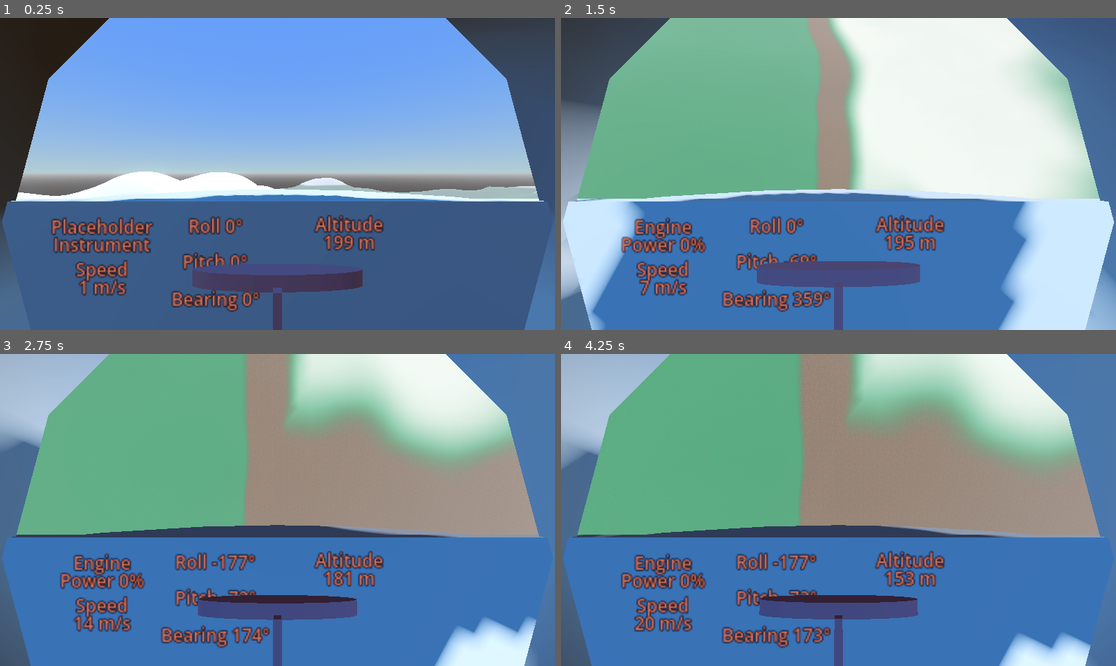
Above: before the commit, frames 1-4 (two rows, left to right).
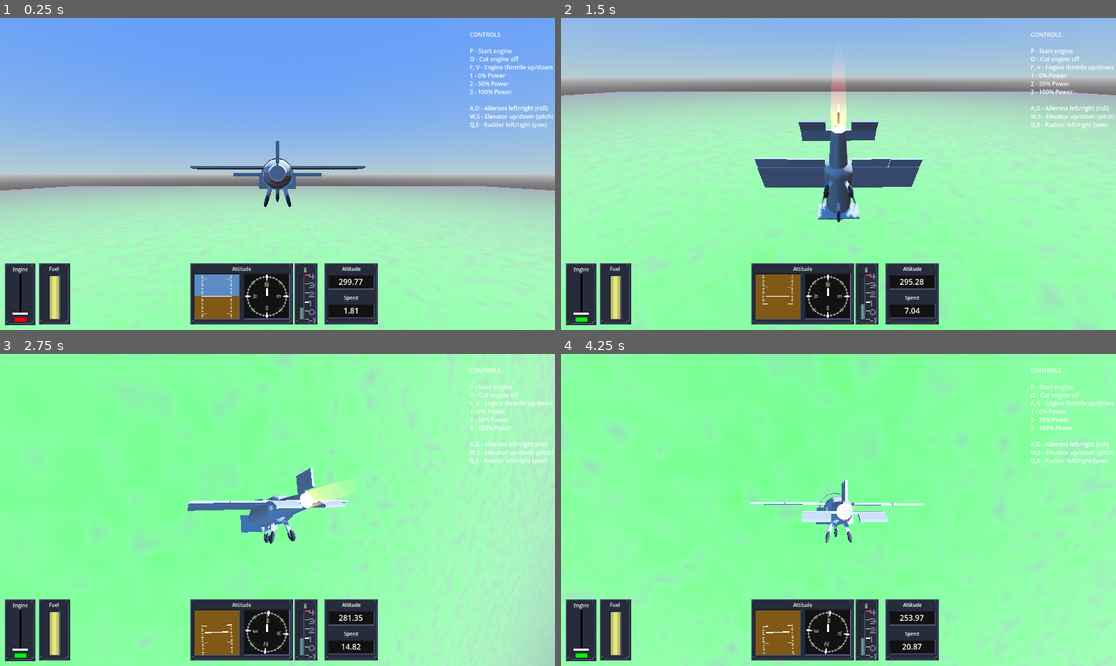
Above: after the commit, the same moments.

Repository: 100-Devs-1-Game/UndeadReckoning
Game: Godot game, scene res://test/aircraft_balancing_test.tscn
The game is run twice, just before and just after one commit, with the same random seed, the same clock (stepped at 60 frames per second) and the same inputs. Before the commit the project starts from res://Main.tscn. Sound files missing from this copy of the repository are replaced by a short silence.
Inputs (mouse positions are in pixels of both pictures, inside the frame that each line leads up to):
- Up to frame 1 (0.25 s): no input
- Up to frame 2 (1.5 s): tap Enter at 0.5 s; move the mouse to (866, 174) at 0.52 s; hold W from 0.53 s (still down); tap Z at 0.6 s; tap Space at 0.77, 1.07 s; move the mouse to (810, 174) at 1.27 s; tap P at 1.35 s
- Up to frame 3 (2.75 s): keep holding W; tap Space at 1.52, 1.82 s; move the mouse to (288, 503) at 2.02 s; tap O at 2.1 s
- Up to frame 4 (4.25 s): keep holding W; move the mouse to (832, 516) at 2.77 s; tap F at 2.85 s; tap Space at 3.02, 3.32, 3.77, 4.07 s; move the mouse to (877, 513) at 3.52 s; tap V at 3.6 s

The runs differ from the first frame. In frame 1, 57% of the frame differs, in the area x 0-100%, y 0-100%; in frame 2, 99%; in frame 3, 100%; in frame 4, 100%.

Commit message:
Update project.godot

Diff:
--- a/src/project.godot
+++ b/src/project.godot
@@ -11,7 +11,7 @@
 [application]
 
 config/name="Undead Reckoning"
-run/main_scene="uid://d0grl6tdrab08"
+run/main_scene="uid://ck7w2ofw16nsi"
 config/features=PackedStringArray("4.4", "GL Compatibility")
 config/icon="res://icon.svg"
 
